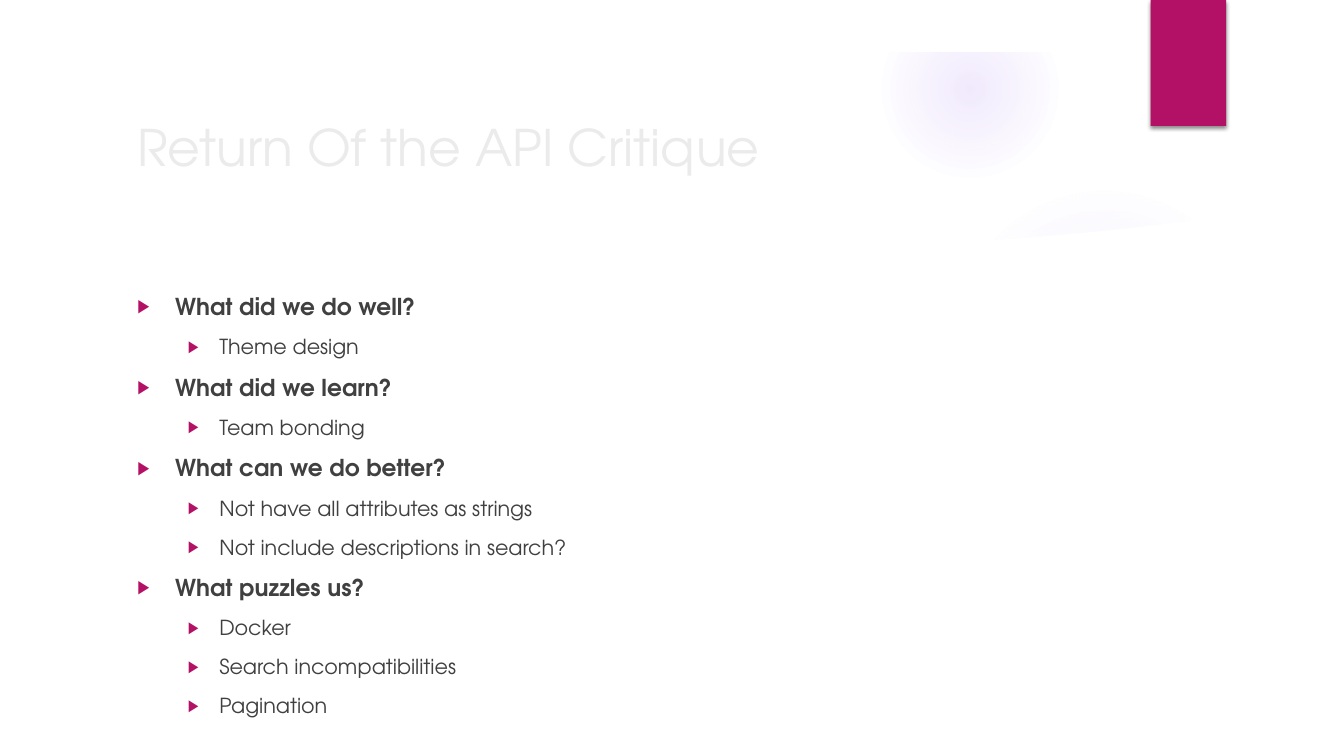
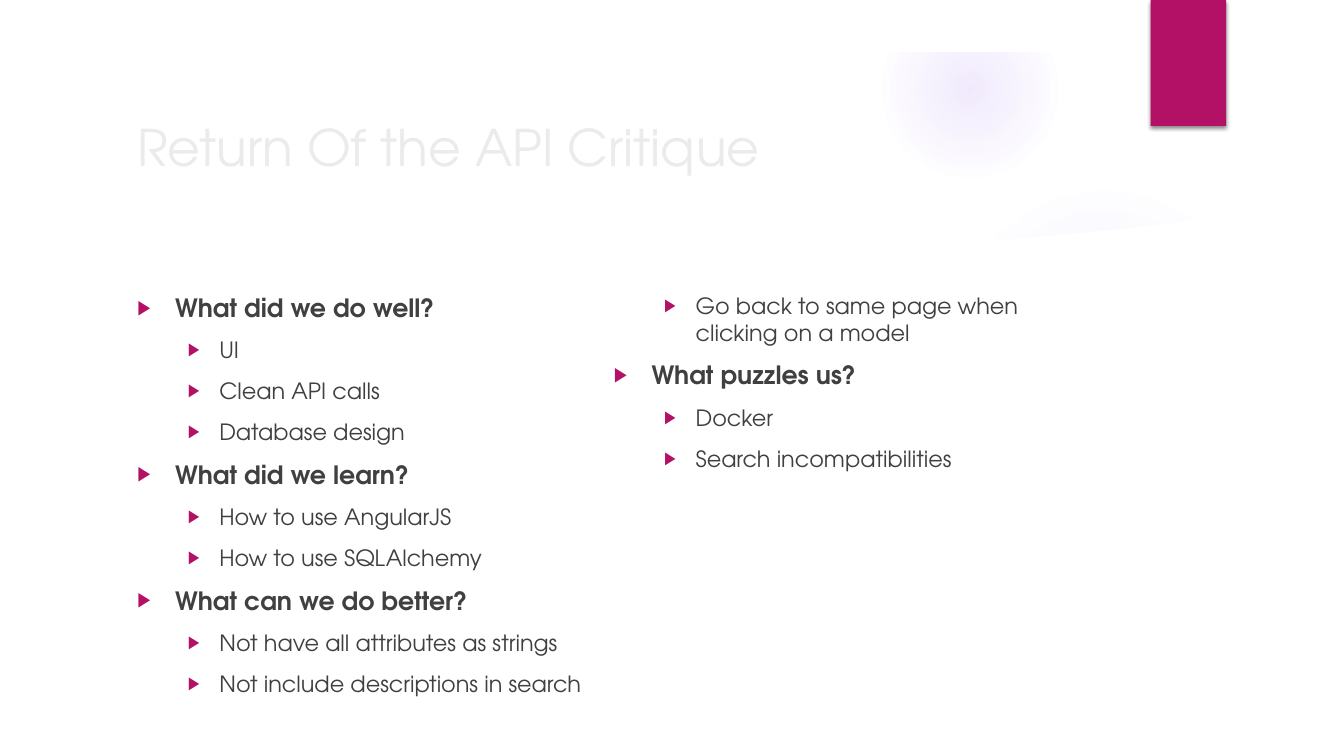
Before and after one commit to dianaruth/cs373-idb, a slide deck: slide 11 of swewars.pptx (slide 10 before the commit). Drawn at 1344x756 pixels with LibreOffice and Linux fonts; fonts in the diff are those of the drawing; background and template pictures are left out. Boxes give left, top, right and bottom in pixels: in the first picture for what was removed or moved away, otherwise in the second. Text is boxed around its words. In the diff, an @@ line names an element or a change of style, - is before the commit and + after.

Commit message:
added some ppt stuff

```diff
--- a/swewars.pptx
+++ b/swewars.pptx
@@ text "What did we do well?" at [175,297,1018,697]: columns 1 to 2 @@
@@ text at [175,297,952,656]: size 16.6 to 18 pt in "What did we do well?", "What did we learn?", "What can we do better?", "What puzzles us?"; size 14.8 to 16 pt in "Not have all attributes as strings", "Docker", "Search incompatibilities" @@
@@ text at [219,297,1018,697]: text changed; size 14.8 to 16 pt @@
-  ▶ Not include descriptions in search?
+  ▶ Not include descriptions in search
+  ▶ Go back to same page when clicking on a model
@@ text at [219,341,405,445]: text changed; size 14.8 to 16 pt @@
-  ▶ Theme design
+  ▶ UI
+  ▶ Clean API calls
+  ▶ Database design
@@ text at [219,508,482,571]: text changed; size 14.8 to 16 pt @@
-  ▶ Team bonding
+  ▶ How to use AngularJS
+  ▶ How to use SQLAlchemy
@@ text at [219,697,327,718]: paragraph removed @@
-  ▶ Pagination
```
Also in this commit, not shown: 5 other slides changed, 1 slide added.
